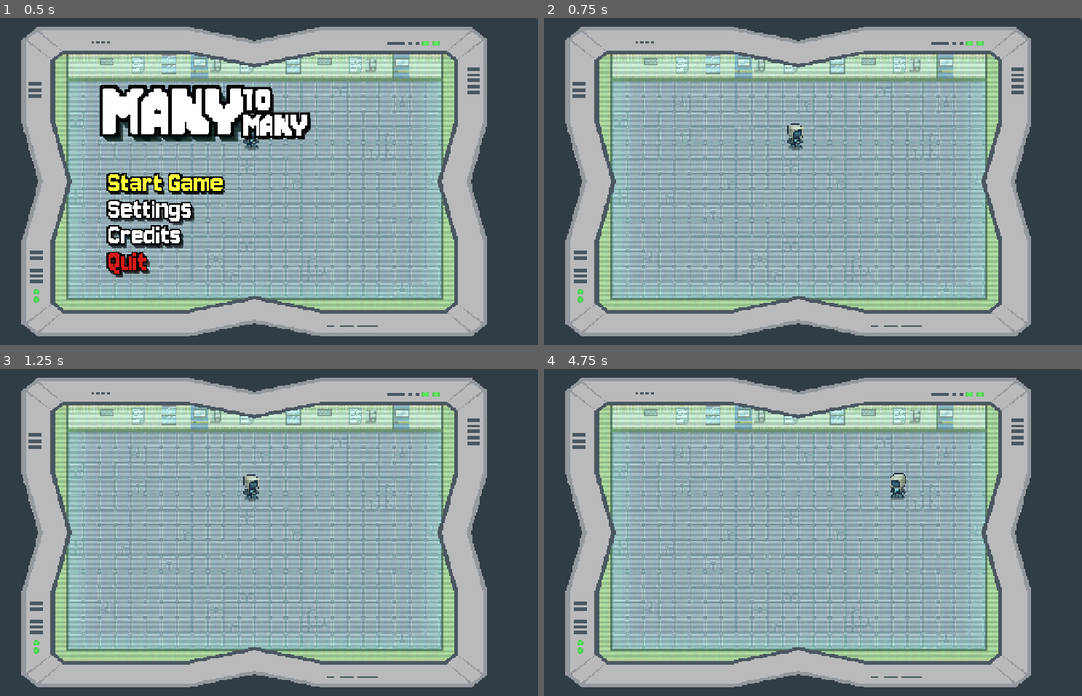
Above: before the commit, frames 1-4 (two rows, left to right).
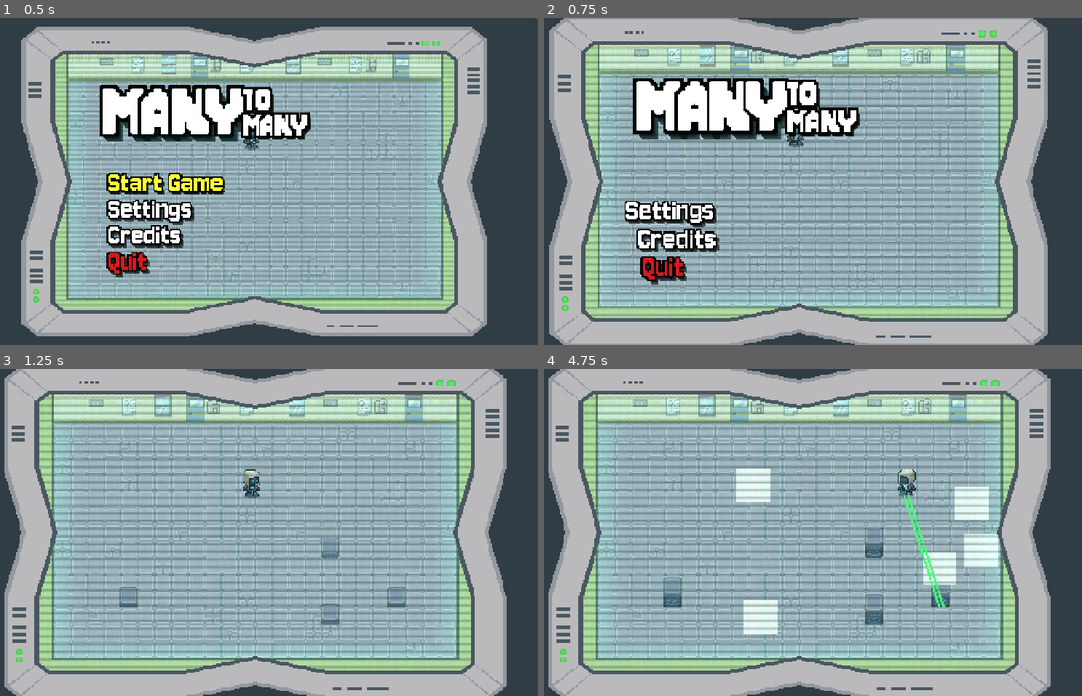
Above: after the commit, the same moments.

Repository: MaulIshak/gamedev-tv
Game: Godot game, scene res://scenes/gameplay.tscn
Same seed, same stepped clock (60 frames per second), same inputs: the game is played once before the commit and once after it. Sound files missing from this copy of the repository are replaced by a short silence.
Inputs (mouse positions are in pixels of both pictures, inside the frame that each line leads up to):
- Up to frame 1 (0.5 s): no input
- Up to frame 2 (0.75 s): click "Start Game" at 0.5 s
- Up to frame 3 (1.25 s): no input
- Up to frame 4 (4.75 s): move the mouse to (920, 516) at 1.27 s; hold D (move_right) 1.28-2.03 s; tap Shift (dash) every 0.75 s from 1.35 to 4.35 s; click (920, 516) at 1.42 s; move the mouse to (673, 548) at 2.02 s; hold S (move_down) 2.03-2.78 s; move the mouse to (850, 460) at 2.77 s; hold D (move_right) 2.78-3.53 s; move the mouse to (759, 597) at 3.52 s; hold W (move_up) 3.53-4.28 s; click (759, 597) at 3.67 s; move the mouse to (963, 581) at 4.27 s; hold A (move_left) from 4.28 s (still down)

Frame 1 is identical in both runs. In frame 2, 62% of the frame differs, in the area x 0-100%, y 0-100%; in frame 3, 59%; in frame 4, 60%.

Commit message:
inteegrasi gamplay dengan ui

Diff:
--- a/scenes/gameplay.tscn
+++ b/scenes/gameplay.tscn
@@ -196,10 +196,11 @@
 min_enemy_distance = 32.0
 enemy_max_spawn_attempts = 20
 
-[node name="wave_manager" type="Node" parent="." unique_id=2000202662 node_paths=PackedStringArray("spawner", "upgrade_ui")]
+[node name="wave_manager" type="Node" parent="." unique_id=2000202662 node_paths=PackedStringArray("spawner", "upgrade_ui", "connection_manager")]
 script = ExtResource("7_4bh5q")
 spawner = NodePath("../spawner")
 upgrade_ui = NodePath("../UpgradeUI")
+connection_manager = NodePath("../Player/PlayerConnectionManager")
 
 [node name="GUI" type="Node2D" parent="." unique_id=449920651]
 position = Vector2(-3, 2)
--- a/scenes/ui/pause_menu.tscn
+++ b/scenes/ui/pause_menu.tscn
@@ -205,12 +205,6 @@
 default_material = SubResource("ShaderMaterial_8uki6")
 selected_material = SubResource("ShaderMaterial_0bnpd")
 
-[node name="Restart" parent="VBoxContainer" unique_id=2108325950 instance=ExtResource("1_button")]
-layout_mode = 2
-button_text = "Restart"
-default_material = SubResource("ShaderMaterial_4inpj")
-selected_material = SubResource("ShaderMaterial_8fwbo")
-
 [node name="Settings" parent="VBoxContainer" unique_id=759081558 instance=ExtResource("1_button")]
 layout_mode = 2
 button_text = "Settings"
--- a/scripts/singleton/bgm_manager.gd
+++ b/scripts/singleton/bgm_manager.gd
@@ -13,9 +13,14 @@
 
 # Called when the node enters the scene tree for the first time.
 func _ready() -> void:
+	process_mode = Node.PROCESS_MODE_ALWAYS
+	if DisplayServer.get_name() == "headless":
+		return
+
 	gameplay_bgm = preload("res://assets/audio/bgm/Calibration_Room_Seven.mp3")
 
 	bgm_player = AudioStreamPlayer.new()
+	bgm_player.process_mode = Node.PROCESS_MODE_ALWAYS
 	add_child(bgm_player)
 	bgm_player.volume_db = silent_volume_db
 
@@ -25,6 +30,8 @@
 func play_bgm(bgm: AudioStream) -> void:
 	if bgm == null:
 		return
+	if bgm_player == null:
+		return
 
 	if current_bgm == bgm and bgm_player.playing:
 		return # Sudah diputar, tidak perlu restart
@@ -33,6 +40,7 @@
 		_transition_tween.kill()
 
 	_transition_tween = create_tween()
+	_transition_tween.set_pause_mode(Tween.TWEEN_PAUSE_PROCESS)
 
 	if bgm_player.playing:
 		_transition_tween.tween_property(bgm_player, "volume_db", silent_volume_db, fade_duration)
@@ -47,3 +55,13 @@
 	bgm_player.stream = current_bgm
 	bgm_player.volume_db = silent_volume_db
 	bgm_player.play()
+
+
+func _exit_tree() -> void:
+	if is_instance_valid(_transition_tween):
+		_transition_tween.kill()
+	if is_instance_valid(bgm_player):
+		bgm_player.stop()
+		bgm_player.stream = null
+	current_bgm = null
+	gameplay_bgm = null
--- a/scripts/singleton/global_event_bus.gd
+++ b/scripts/singleton/global_event_bus.gd
@@ -7,6 +7,7 @@
 signal main_menu_requested
 signal settings_requested
 signal settings_applied
+signal quit_requested
 signal hearts_changed(current: int, max: int)
 
 func emit_play() -> void:
@@ -30,5 +31,8 @@
 func emit_settings_applied() -> void:
 	emit_signal("settings_applied")
 
+func emit_quit() -> void:
+	emit_signal("quit_requested")
+
 func set_hearts(current: int, max: int) -> void:
 	emit_signal("hearts_changed", current, max)
--- a/scripts/spawner.gd
+++ b/scripts/spawner.gd
@@ -56,16 +56,6 @@
 	if turret_spawn_area == null or turret_scene == null or turret_parent == null or tile_map == null:
 		return
 
-	for cell: Vector2i in tile_map.get_used_cells():
-		var source_id := tile_map.get_cell_source_id(cell)
-		var atlas_coords := tile_map.get_cell_atlas_coords(cell)
-		var alternative := tile_map.get_cell_alternative_tile(cell)
-
-		print("cell:", cell)
-		print("source:", source_id)
-		print("atlas:", atlas_coords)
-		print("alternative:", alternative)
-
 	var rect := _get_world_rect(turret_spawn_area)
 	var center := _get_rect_center(turret_spawn_area)
 
--- a/scripts/ui/gameplay_menu_controller.gd
+++ b/scripts/ui/gameplay_menu_controller.gd
@@ -1,24 +1,42 @@
 extends Node2D
+
+const CAMERA_TRANSITION_DURATION := 0.28
+const GAMEPLAY_ZOOM_MULTIPLIER := 1.08
+enum GameState { MAIN_MENU, PLAYING, PAUSED }
 
 @onready var crt_screen: ColorRect = $CRTScreen
 @onready var main_menu = $MainMenu
 @onready var settings_screen = $SettingsScreen
 @onready var credits_screen = $CreditsScreen
 @onready var pause_menu = $PauseMenu
+@onready var wave_manager = $"../wave_manager"
+
+var gameplay_camera: Camera2D
 
 var _return_screen: Control
-var _game_started := false
+var _state := GameState.MAIN_MENU
+var _menu_camera_zoom: Vector2 = Vector2.ONE
+var _gameplay_camera_zoom: Vector2 = Vector2.ONE
+var _camera_tween: Tween
+var _is_transitioning := false
 
 
 func _ready() -> void:
 	process_mode = Node.PROCESS_MODE_ALWAYS
+	gameplay_camera = get_parent().get_node_or_null("Camera2D") as Camera2D
+	if gameplay_camera == null:
+		push_warning("gameplay_menu_controller: Camera2D not found")
+	else:
+		_menu_camera_zoom = gameplay_camera.zoom
+		_gameplay_camera_zoom = _menu_camera_zoom * GAMEPLAY_ZOOM_MULTIPLIER
 	_connect_menus()
+	_enter_main_menu(false)
 	_show_only(main_menu)
 
 
 func _unhandled_input(event: InputEvent) -> void:
-	if event.is_action_pressed("pause_menu") and _game_started:
-		if pause_menu.visible:
+	if event.is_action_pressed("pause_menu") and _state != GameState.MAIN_MENU:
+		if _state == GameState.PAUSED:
 			_resume_game()
 		else:
 			_open_pause_menu()
@@ -31,7 +49,6 @@
 	main_menu.quit_requested.connect(_quit_game)
 
 	pause_menu.resume_requested.connect(_resume_game)
-	pause_menu.restart_requested.connect(_restart_level)
 	pause_menu.settings_requested.connect(_open_settings.bind(pause_menu))
 	pause_menu.main_menu_requested.connect(_return_to_main_menu)
 
@@ -42,27 +59,39 @@
 
 
 func _start_game() -> void:
-	_game_started = true
-	get_tree().paused = false
+	if _is_transitioning:
+		return
+	_is_transitioning = true
+	var exit_tween: Tween = main_menu.play_exit()
+	_tween_camera_zoom(_gameplay_camera_zoom)
+	if exit_tween != null:
+		await exit_tween.finished
+	_enter_playing()
+	_show_only(null)
+	_is_transitioning = false
+
+
+func _open_pause_menu() -> void:
+	_enter_paused()
+	_show_only(pause_menu)
+
+
+func _resume_game() -> void:
+	_enter_playing(false)
 	_show_only(null)
 
 
-func _open_pause_menu() -> void:
-	get_tree().paused = true
-	_show_only(pause_menu)
-	GlobalEventBus.emit_pause()
-
-
-func _resume_game() -> void:
-	get_tree().paused = false
-	_show_only(null)
-	GlobalEventBus.emit_resume()
-
-
 func _return_to_main_menu() -> void:
-	_game_started = false
-	get_tree().paused = false
+	if _is_transitioning:
+		return
+	_is_transitioning = true
+	var exit_tween: Tween = pause_menu.play_exit()
+	_tween_camera_zoom(_menu_camera_zoom)
+	if exit_tween != null:
+		await exit_tween.finished
+	_enter_main_menu()
 	_show_only(main_menu)
+	_is_transitioning = false
 
 
 func _open_settings(return_screen: Control) -> void:
@@ -83,12 +112,6 @@
 	get_tree().quit()
 
 
-func _restart_level() -> void:
-	get_tree().paused = false
-	GlobalEventBus.emit_restart()
-	get_tree().reload_current_scene()
-
-
 func _show_only(screen: Control) -> void:
 	for node in [main_menu, settings_screen, credits_screen, pause_menu]:
 		node.visible = node == screen
@@ -107,3 +130,38 @@
 func _set_hud_scale(value: float) -> void:
 	var scaled := clampf(value / 100.0, 0.75, 1.5)
 	scale = Vector2.ONE * scaled
+
+
+func _tween_camera_zoom(target_zoom: Vector2) -> void:
+	if gameplay_camera == null:
+		return
+	if _camera_tween != null and _camera_tween.is_valid():
+		_camera_tween.kill()
+
+	_camera_tween = create_tween()
+	_camera_tween.set_pause_mode(Tween.TWEEN_PAUSE_PROCESS)
+	_camera_tween.set_trans(Tween.TRANS_QUAD)
+	_camera_tween.set_ease(Tween.EASE_OUT)
+	_camera_tween.tween_property(gameplay_camera, "zoom", target_zoom, CAMERA_TRANSITION_DURATION)
+
+
+func _enter_main_menu(stop_wave: bool = true) -> void:
+	_state = GameState.MAIN_MENU
+	if stop_wave and wave_manager != null and wave_manager.has_method("stop_game"):
+		wave_manager.stop_game()
+	get_tree().paused = true
+	GlobalEventBus.emit_main_menu()
+
+
+func _enter_playing(start_wave: bool = true) -> void:
+	_state = GameState.PLAYING
+	get_tree().paused = false
+	if start_wave and wave_manager != null and wave_manager.has_method("start_game"):
+		wave_manager.start_game()
+	GlobalEventBus.emit_play()
+
+
+func _enter_paused() -> void:
+	_state = GameState.PAUSED
+	get_tree().paused = true
+	GlobalEventBus.emit_pause()
--- a/scripts/ui/main_menu.gd
+++ b/scripts/ui/main_menu.gd
@@ -15,20 +15,26 @@
 	$VBoxContainer/Quit,
 ]
 
+var _base_position: Vector2
+
 
 func _ready() -> void:
+	_base_position = position
+
 	$VBoxContainer/StartGame.pressed.connect(func() -> void: start_requested.emit())
 	$VBoxContainer/Settings.pressed.connect(func() -> void: settings_requested.emit())
 	$VBoxContainer/Credits.pressed.connect(func() -> void: credits_requested.emit())
 	$VBoxContainer/Quit.pressed.connect(func() -> void:
 		quit_requested.emit()
-	)
-
-	$VBoxContainer/StartGame.pressed.connect(func() -> void:
-		start_requested.emit()
-		GlobalEventBus.emit_play()
+		GlobalEventBus.emit_quit()
 	)
 
 
 func play_intro() -> void:
+	position = _base_position
+	modulate.a = 1.0
 	SequentialMenuAnimation.play(self, _buttons)
+
+
+func play_exit() -> Tween:
+	return SequentialMenuAnimation.play_exit(self, _buttons)
--- a/scripts/ui/pause_menu.gd
+++ b/scripts/ui/pause_menu.gd
@@ -6,21 +6,28 @@
 signal resume_requested
 signal settings_requested
 signal main_menu_requested
-signal restart_requested
 
 @onready var _buttons: Array[Control] = [
 	$VBoxContainer/Resume,
-	$VBoxContainer/Restart,
 	$VBoxContainer/Settings,
 	$VBoxContainer/MainMenu,
 ]
 
+var _base_position: Vector2
+
 
 func _ready() -> void:
+	_base_position = position
+
 	$VBoxContainer/Resume.pressed.connect(func() -> void: resume_requested.emit())
-	$VBoxContainer/Restart.pressed.connect(func() -> void: restart_requested.emit())
 	$VBoxContainer/Settings.pressed.connect(func() -> void: settings_requested.emit())
 	$VBoxContainer/MainMenu.pressed.connect(func() -> void: main_menu_requested.emit())
 
 func play_intro() -> void:
+	position = _base_position
+	modulate.a = 1.0
 	SequentialMenuAnimation.play(self, _buttons)
+
+
+func play_exit() -> Tween:
+	return SequentialMenuAnimation.play_exit(self, _buttons)
--- a/scripts/ui/sequential_menu_animation.gd
+++ b/scripts/ui/sequential_menu_animation.gd
@@ -40,3 +40,41 @@
 			tween.tween_property(visual, "position", base_visual_position, SLIDE_DURATION).set_delay(i * ITEM_DELAY).set_trans(Tween.TRANS_BACK).set_ease(Tween.EASE_OUT)
 		tween.tween_property(button, "modulate:a", 1.0, SLIDE_DURATION * 0.72).set_delay(i * ITEM_DELAY)
 		tween.tween_property(button, "scale", Vector2.ONE, SLIDE_DURATION).set_delay(i * ITEM_DELAY).set_trans(Tween.TRANS_QUAD).set_ease(Tween.EASE_OUT)
+
+
+static func play_exit(owner: Node, buttons: Array[Control]) -> Tween:
+	if buttons.is_empty():
+		return null
+
+	buttons.sort_custom(func(a: Control, b: Control) -> bool:
+		return a.global_position.y < b.global_position.y
+	)
+
+	var tween := owner.create_tween()
+	tween.set_pause_mode(Tween.TWEEN_PAUSE_PROCESS)
+	tween.set_parallel(true)
+
+	for i in buttons.size():
+		var button := buttons[i]
+		if not is_instance_valid(button):
+			continue
+
+		var visual := button.get_node_or_null("Label") as Control
+		if visual != null and not visual.has_meta("intro_base_position"):
+			visual.set_meta("intro_base_position", visual.position)
+
+		var base_visual_position := Vector2.ZERO
+		if visual != null:
+			base_visual_position = visual.get_meta("intro_base_position") as Vector2
+			visual.position = base_visual_position
+
+		button.pivot_offset = button.size * 0.5
+		button.modulate.a = 1.0
+		button.scale = Vector2.ONE
+
+		if visual != null:
+			tween.tween_property(visual, "position", base_visual_position + Vector2(-SLIDE_DISTANCE, 0.0), SLIDE_DURATION).set_delay(i * ITEM_DELAY).set_trans(Tween.TRANS_QUAD).set_ease(Tween.EASE_IN)
+		tween.tween_property(button, "modulate:a", 0.0, SLIDE_DURATION * 0.72).set_delay(i * ITEM_DELAY)
+		tween.tween_property(button, "scale", START_SCALE, SLIDE_DURATION).set_delay(i * ITEM_DELAY).set_trans(Tween.TRANS_QUAD).set_ease(Tween.EASE_IN)
+
+	return tween
--- a/scripts/ui/settings_screen.gd
+++ b/scripts/ui/settings_screen.gd
@@ -13,7 +13,6 @@
 @onready var gameplay_tab = $Panel/Tabs/GameplayTab
 @onready var display_tab = $Panel/Tabs/DisplayTab
 @onready var audio_tab = $Panel/Tabs/AudioTab
-@onready var access_tab = $Panel/Tabs/AccessTab
 @onready var gameplay_panel: Control = $Panel/GameplayPanel
 @onready var display_panel: Control = $Panel/DisplayPanel
 @onready var audio_panel: Control = $Panel/AudioPanel
--- a/scripts/wave_manager.gd
+++ b/scripts/wave_manager.gd
@@ -17,6 +17,8 @@
 var _current_wave: int = 0
 var _is_spawning: bool = false
 var _waiting_for_clear: bool = false
+var _is_active: bool = false
+var _run_id: int = 0
 
 var enemy_data: Array = [{
 	"weight": 1.0,
@@ -40,20 +42,36 @@
 	if spawner == null:
 		push_warning("wave_manager: spawner is null")
 
-	get_tree().create_timer(5).timeout.connect(func () -> void:
-		next_wave()
-	)
-
 	if upgrade_ui != null:
 		upgrade_ui.upgrade_selected.connect(func(_id: String) -> void:
 			next_wave()
 		)
 
 
+func start_game() -> void:
+	_run_id += 1
+	_current_wave = 0
+	_is_spawning = false
+	_waiting_for_clear = false
+	_is_active = true
+	_clear_runtime_nodes()
+	next_wave()
+
+
+func stop_game() -> void:
+	_run_id += 1
+	_is_active = false
+	_is_spawning = false
+	_waiting_for_clear = false
+	_current_wave = 0
+	_clear_runtime_nodes()
+
+
 func next_wave() -> void:
-	if _is_spawning:
+	if not _is_active or _is_spawning:
 		return
 
+	var run_id := _run_id
 	_is_spawning = true
 	_current_wave += 1
 
@@ -70,11 +88,18 @@
 	var min_cost := _get_min_cost(available)
 
 	while budget >= min_cost:
+		if not _is_active or run_id != _run_id:
+			_is_spawning = false
+			return
+
 		var chosen := _pick_weighted_enemy(available)
 		if chosen.cost > budget:
 			continue
 
 		await get_tree().create_timer(randf_range(min_spawn_delay, max_spawn_delay)).timeout
+		if not _is_active or run_id != _run_id:
+			_is_spawning = false
+			return
 		spawner.spawn_enemy(chosen.res)
 		budget -= chosen.cost
 		spawned += 1
@@ -82,12 +107,16 @@
 		if spawned % batch_size == 0 and budget >= min_cost:
 			await get_tree().create_timer(batch_delay).timeout
 
+	if not _is_active or run_id != _run_id:
+		_is_spawning = false
+		return
+
 	_is_spawning = false
 	_waiting_for_clear = true
 
 
 func _process(_delta: float) -> void:
-	if not _waiting_for_clear:
+	if not _is_active or not _waiting_for_clear:
 		return
 	if _are_all_enemies_dead():
 		_waiting_for_clear = false
@@ -99,6 +128,19 @@
 		_clear_explosions()
 		if upgrade_ui != null:
 			upgrade_ui.show_upgrades()
+
+
+func _clear_runtime_nodes() -> void:
+	if connection_manager != null:
+		connection_manager.clear_all_connections()
+	if spawner != null:
+		spawner.clear_turrets()
+		spawner.clear_enemies()
+	if upgrade_ui != null:
+		upgrade_ui.hide()
+		if upgrade_ui.player != null:
+			upgrade_ui.player.enable_input()
+	_clear_explosions()
 
 
 func _are_all_enemies_dead() -> bool:
